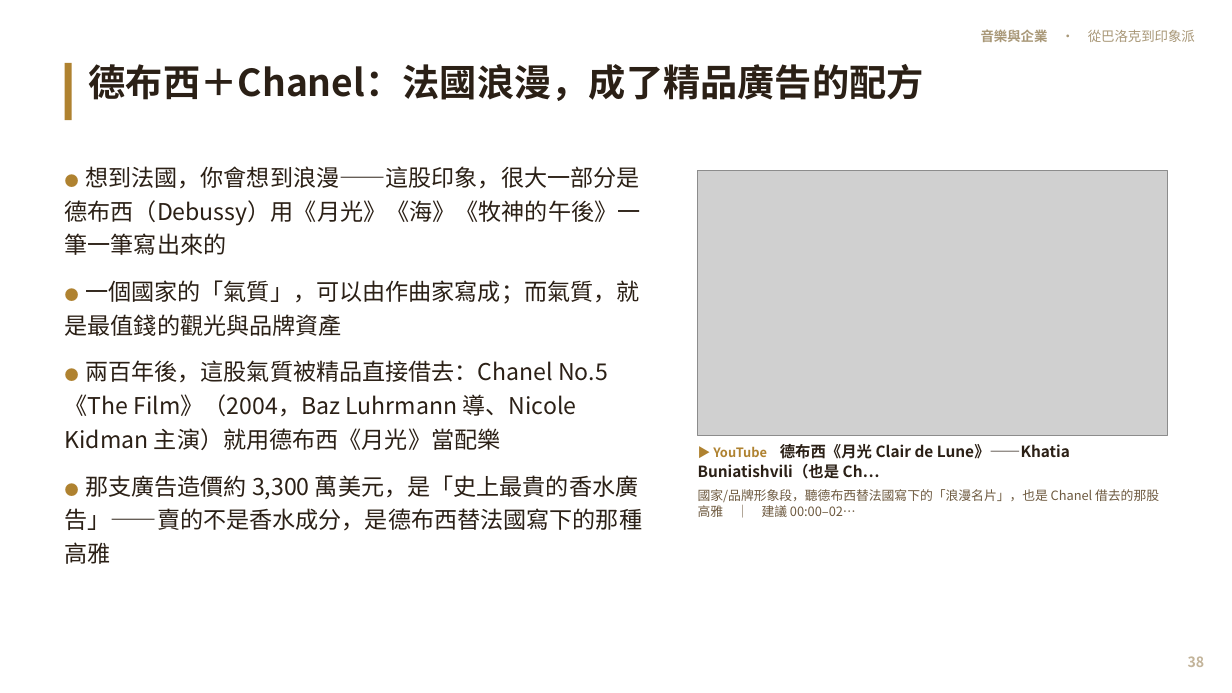
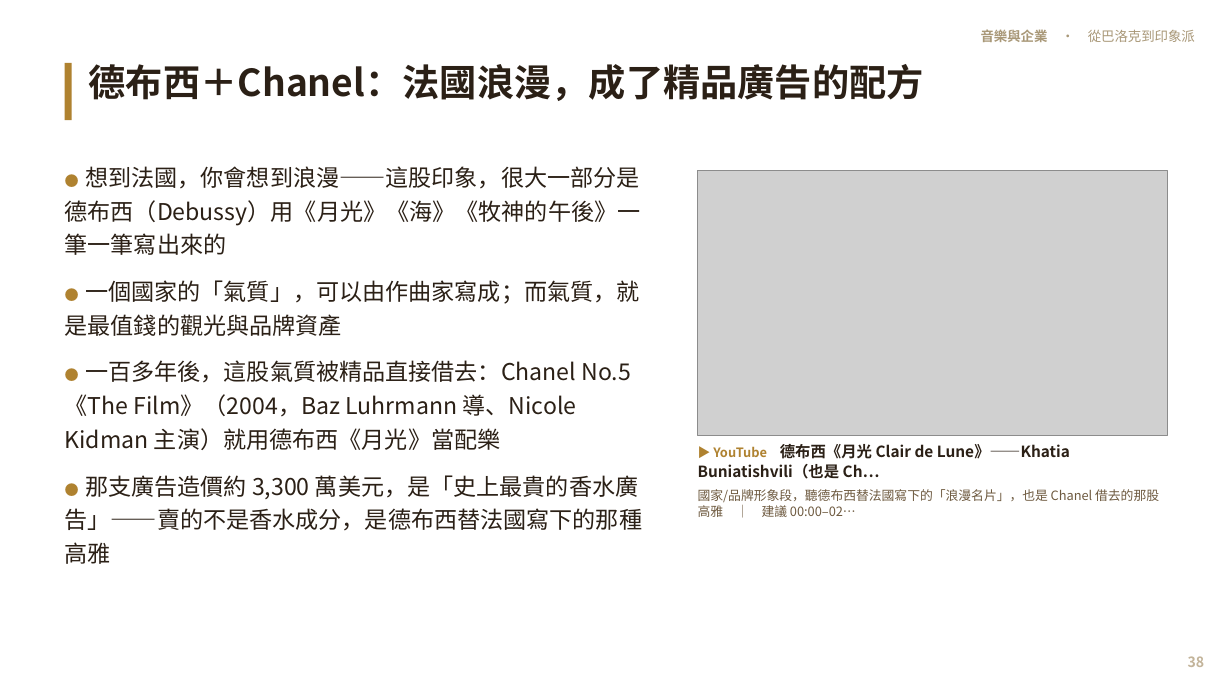
Before and after one commit to kblab2024/music-business-lecture, a slide deck: slide 38 of docs/downloads/音樂與企業-投影片.pptx. Drawn at 1232x693 pixels with LibreOffice and Linux fonts; fonts in the diff are those of the drawing; grey boxes stand for pictures. Boxes give left, top, right and bottom in pixels: in the first picture for what was removed or moved away, otherwise in the second. Text is boxed around its words. In the diff, an @@ line names an element or a change of style, - is before the commit and + after.

```diff
--- a/docs/downloads/音樂與企業-投影片.pptx
+++ b/docs/downloads/音樂與企業-投影片.pptx
@@ text at (65, 360, 631, 450): text changed @@
-● 兩百年後，這股氣質被精品直接借去：Chanel No.5《The Film》（2004，Baz Luhrmann 導、Nicole Kidman 主演）就用德布西《月光》當配樂
+● 一百多年後，這股氣質被精品直接借去：Chanel No.5《The Film》（2004，Baz Luhrmann 導、Nicole Kidman 主演）就用德布西《月光》當配樂
```
Also in this commit, not shown: 7 other files.
